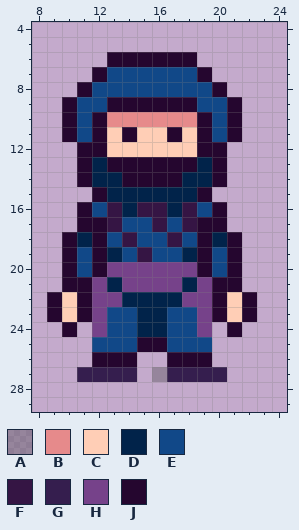
Pixel-art sprite, stored at shurikenSagaGame/Assets/Sprites/Player/Ninja/ninja.png. This is how it looked before the edit.
The file is 32x32 pixels. Shown: x 8..24, y 4..29.
Palette (. is transparent): A #53505668  B #e68a8b  C #ffceb6  D #01234a  E #114888  F #351544  G #351e4e  H #76428a  J #25062f
Pixels before, first column x 9:
 6 ....JJJJJJ....
 7 ...JEEEEEEJ...
 8 ..JEEEEEEEEJ..
 9 .JEEJJJJJJEEJ.
10 .JEJBBBBBBJEJ.
11 .JEJCJCCJCJEJ.
12 ..JJCCCCCCJJ..
13 ..JDJJJJJJDJ..
14 ..JDDJJJJDDJ..
15 ...JDDDDDDJ...
16 ..JEFDFFDFEJ..
17 ..JJFEEFEFJJ..
18 .JDJEFEEFEJDJ.
19 .JEJDEFEEDJEJ.
20 .JEJHHHHHHJEJ.
21 .JJHDHHHHDHJJ.
22 JCJHHDDDDHHJCJ
23 JCJHEEDDEEHJCJ
24 .J.HEEDDEEH.J.
25 ...EEEJJEEE...
26 ...JJJ..JJJ...
27 ..GGGG.AGGGG..
The same view after the edit:
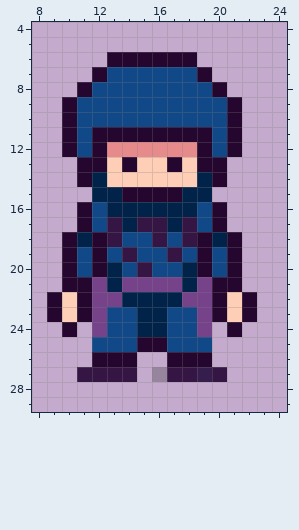
Change:
Changed rows in their new state; - is an unchanged pixel.
first column x 10:
 9 ---EEEEEE---
10 --EEEEEEEE--
11 ---J-JJ-J---
12 JE-BBBBBB-EJ
13 --JC-CC-CJ--
14 ---CCCCCC---
15 --D-JJJJ-D--
16 ---D-DD-D---
17 --E-DF-D-E--
18 ---FE-FEF---
19 ---EFE-FE---
20 ---DEFEED---
first column x 11:
27 FFFF--FF-F
Pixel boxes of the changes (left, top, right, bottom) in both pictures:
changed: (62, 97, 242, 277)
changed: (77, 367, 227, 382)
